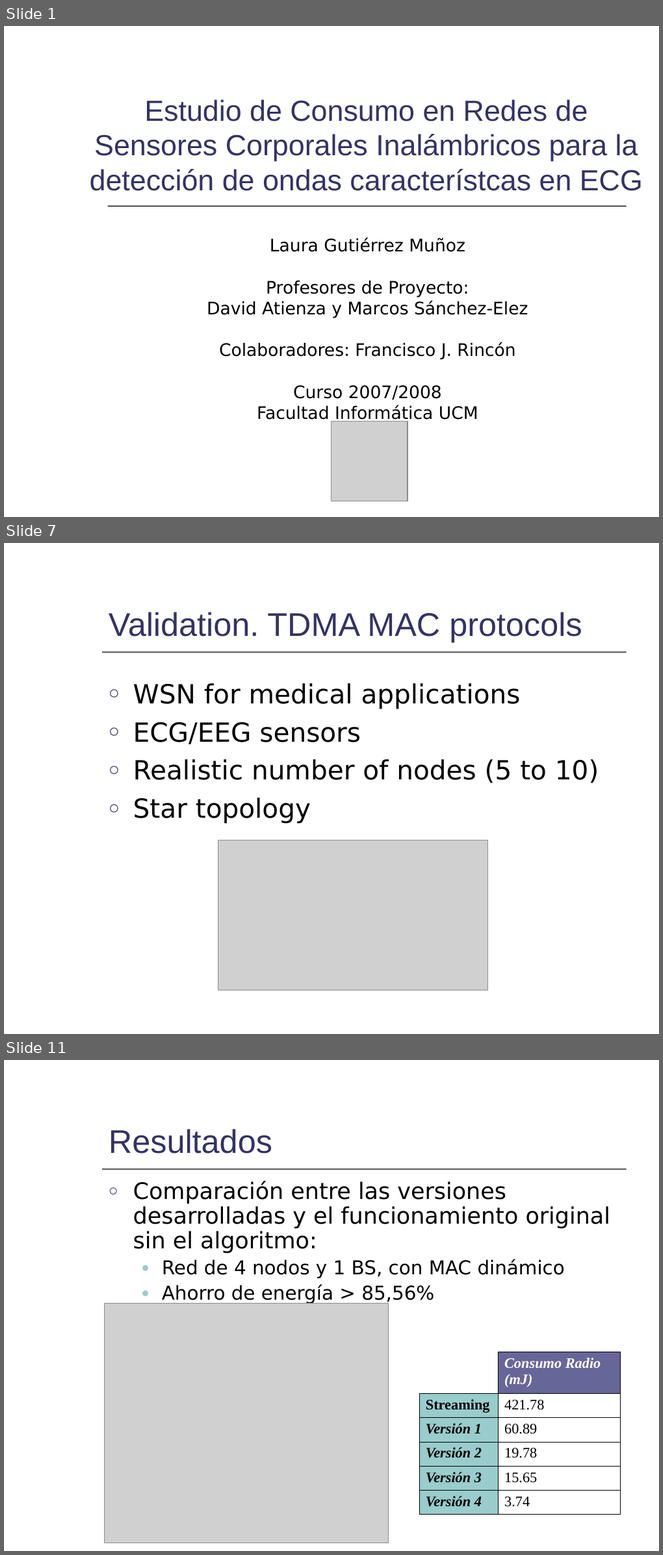
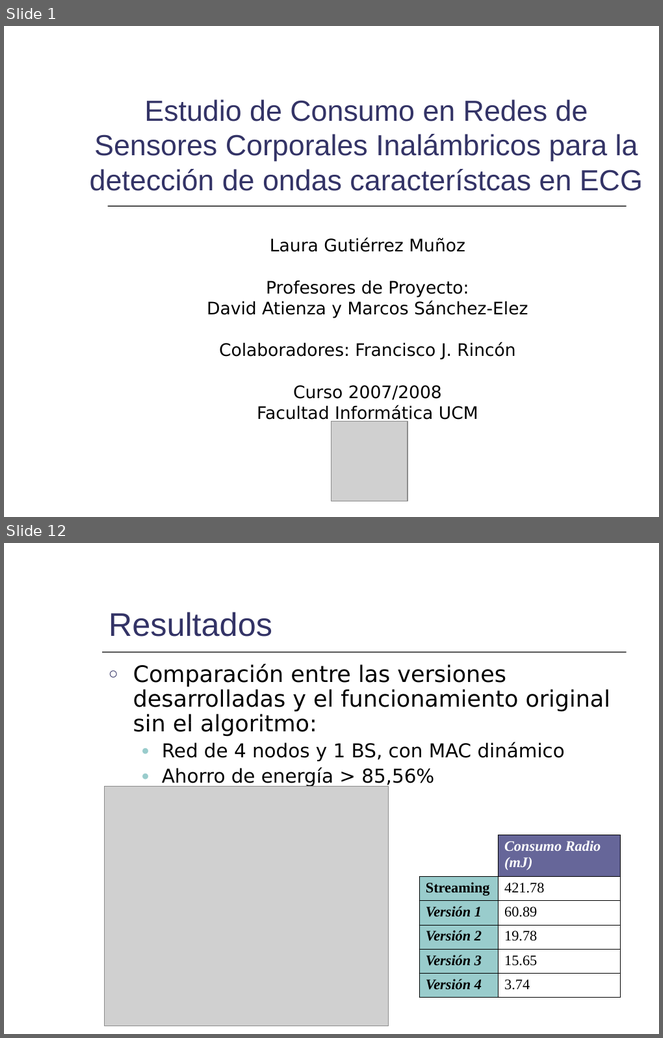
Before and after one commit to mmja/redsensores, a slide deck: Memoria/Consumo.ppt. Shown one above the other, each under a label of ours: slides 1, 7 and 11 before the commit, slides 1 and 12 after it; the slides between them are not shown. The pictures are 663x1555 and 663x1038 pixels, drawn with LibreOffice and Linux fonts; fonts in the diff are those of the drawing; grey boxes stand for pictures. Boxes give left, top, right and bottom in pixels: in the first picture for what was removed or moved away, otherwise in the second. Text is boxed around its words. In the diff, an @@ line names an element or a change of style, - is before the commit and + after.

```diff
--- a/Memoria/Consumo.ppt
+++ b/Memoria/Consumo.ppt
@@ slide 7 removed at (4,543,659,1034), background #FFFFFF; not listed: 3 template elements that a slide beside it also shows @@
@@ title removed at (109,612,582,642) @@
-Validation. TDMA MAC protocols
@@ text removed at (133,683,599,824) @@
-○ WSN for medical applications
-○ ECG/EEG sensors
-○ Realistic number of nodes (5 to 10)
-○ Star topology
@@ picture removed at (218,841,488,990) @@
@@ what was slide 11 is now slide 12 @@
```
Also in this commit, not shown: 6 slides changed, 6 slides added, 3 other slides removed.
